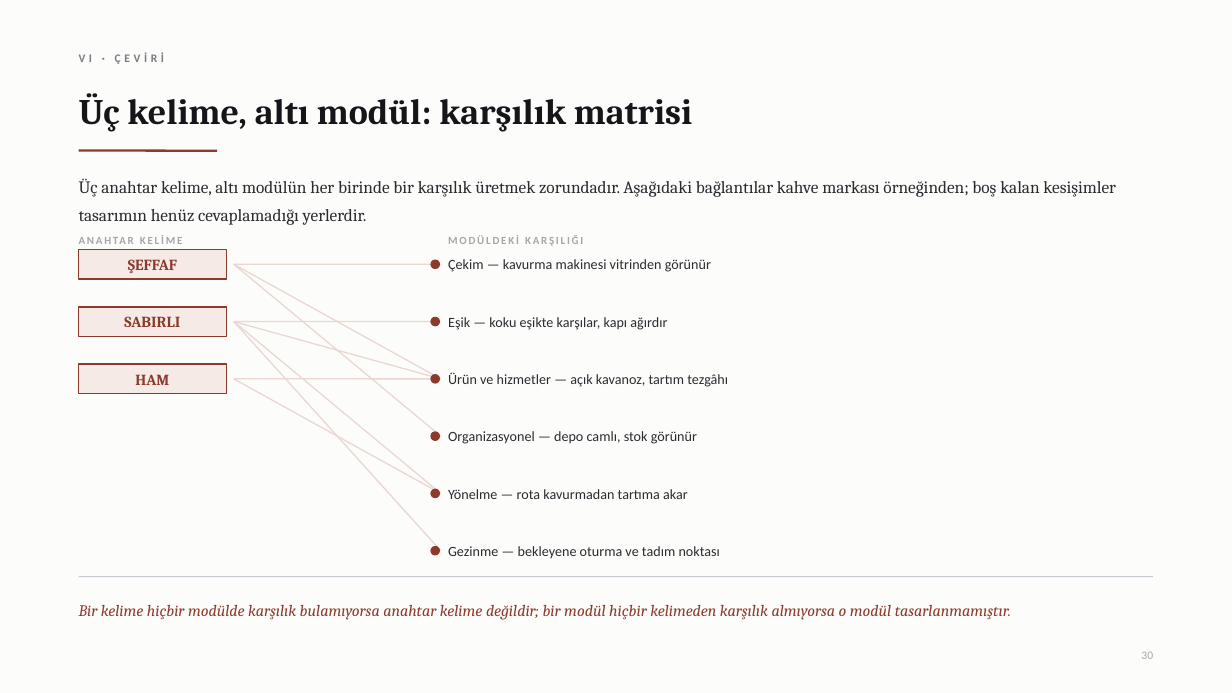
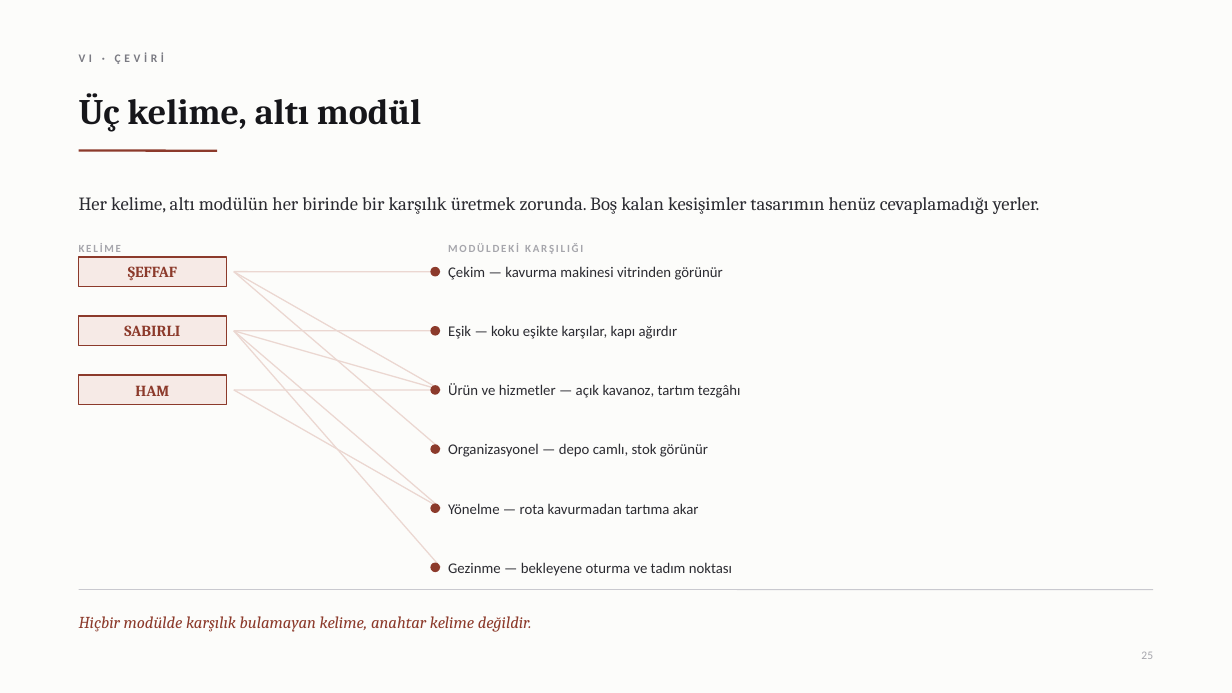
Before and after one commit to bunal91/sanat-ve-mekan, a slide deck: slide 26 of magaza-tasarimi-dersi/Gun1-Marka-Anahtari-ve-Musteri-Deneyimi.pptx (slide 31 before the commit). Drawn at 1232x693 pixels with LibreOffice and Linux fonts; fonts in the diff are those of the drawing. Boxes give left, top, right and bottom in pixels: in the first picture for what was removed or moved away, otherwise in the second. Text is boxed around its words. In the diff, an @@ line names an element or a change of style, - is before the commit and + after.

```diff
--- a/magaza-tasarimi-dersi/Gun1-Marka-Anahtari-ve-Musteri-Deneyimi.pptx
+++ b/magaza-tasarimi-dersi/Gun1-Marka-Anahtari-ve-Musteri-Deneyimi.pptx
@@ text at [79,93,421,132]: text changed @@
-Üç kelime, altı modül: karşılık matrisi
+Üç kelime, altı modül
@@ text at [79,197,1040,214]: text changed; size 13.5 to 14.5 pt @@
-Üç anahtar kelime, altı modülün her birinde bir karşılık üretmek zorundadır. Aşağıdaki bağlantılar kahve markası örneğinden; boş kalan kesişimler tasarımın henüz cevaplamadığı yerlerdir.
+Her kelime, altı modülün her birinde bir karşılık üretmek zorunda. Boş kalan kesişimler tasarımın henüz cevaplamadığı yerler.
@@ 3 texts, 1 rectangle: place and size @@
-3 texts, 1 rectangle at [79,235,711,279]
+3 texts, 1 rectangle at [79,243,723,287]
@@ text at [79,243,122,252]: text changed @@
-ANAHTAR KELİME
+KELİME
@@ line moved from (234, 264) - (441, 436) to (234, 272) - (441, 449) @@
@@ line moved from (234, 322) - (441, 494) to (234, 331) - (441, 508) @@
@@ line moved from (234, 322) - (441, 551) to (234, 331) - (441, 567) @@
@@ 6 lines, 4 texts, 3 ellipses, 2 rectangles: place and size @@
-6 lines, 4 texts, 3 ellipses, 2 rectangles at [79,260,728,494]
+6 lines, 4 texts, 3 ellipses, 2 rectangles at [79,268,741,508]
@@ 3 texts, 3 ellipses, 1 line: place and size @@
-3 texts, 3 ellipses, 1 line at [79,431,1153,577]
+3 texts, 3 ellipses, 1 line at [79,443,1153,590]
@@ size 11 to 11.5 pt in 6 elements at [448,266,723,280], [448,325,678,339], [448,383,741,398], [448,443,708,457], [448,503,699,514], [448,562,732,576] @@
@@ text at [79,616,532,632]: text changed; size 12.5 to 13 pt @@
-Bir kelime hiçbir modülde karşılık bulamıyorsa anahtar kelime değildir; bir modül hiçbir kelimeden karşılık almıyorsa o modül tasarlanmamıştır.
+Hiçbir modülde karşılık bulamayan kelime, anahtar kelime değildir.
@@ text at [1141,652,1153,659]: text changed @@
-30
+25
```
Also in this commit, not shown: 26 other slides changed, 10 slides added, 20 slides removed, 1 other file.
